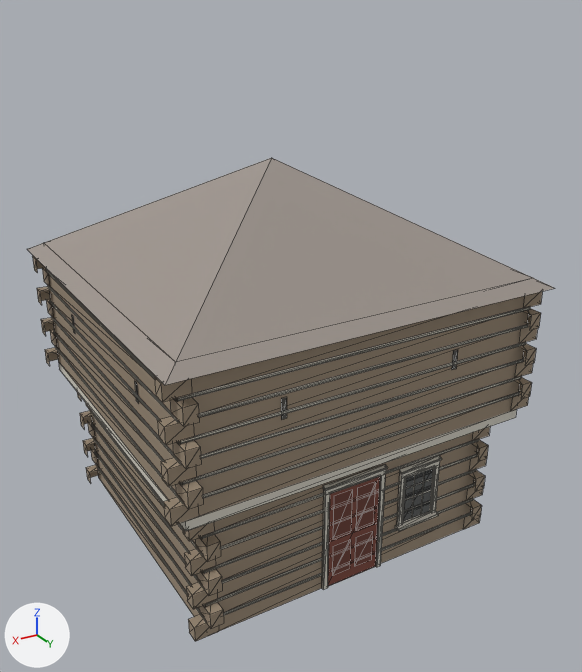
What one commit did to the glTF model chicago/4d/assets/web/first_fort_dearborn_blockhouse_se__first_fort_1803.glb.
Both versions are drawn from a 50 mm lens placed at (10.05, 15.35, 10.0), pointed at (2.79, 3.25, 3.95). The lights are fixed; the arrows at lower left show +X, +Y and +Z. The older version comes first. Mesh edges are drawn as thin lines. Where no turn or scale is listed for an object, it has been applied to the vertices. Vertices at exactly the same position are counted once.

Before the edit, the objects in view are built like this:
```python
me_first_fort_dearborn_blockhouse_se__first_fort_1803 = bpy.data.meshes.new('first_fort_dearborn_blockhouse_se__first_fort_1803')
me_first_fort_dearborn_blockhouse_se__first_fort_1803.from_pydata(...)  # 1183 vertices, 1024 faces; spans x -3.65..3.65, y -3.53..3.53, z -3.63..3.63
# faces by material slot: [464, 4, 16, 520, 10, 2, 8]
me_first_fort_dearborn_blockhouse_se__first_fort_1803.materials.append(mat_log)  # brown #9e8d78
me_first_fort_dearborn_blockhouse_se__first_fort_1803.materials.append(mat_roof_shingle)  # grey #9e958e
me_first_fort_dearborn_blockhouse_se__first_fort_1803.materials.append(mat_dark)  # dark grey #4c4a45
me_first_fort_dearborn_blockhouse_se__first_fort_1803.materials.append(mat_chinking)  # light grey #dad6ca
me_first_fort_dearborn_blockhouse_se__first_fort_1803.materials.append(mat_glass)  # dark grey #5e605f
me_first_fort_dearborn_blockhouse_se__first_fort_1803.materials.append(mat_door)  # red #7e4538
me_first_fort_dearborn_blockhouse_se__first_fort_1803.materials.append(mat_door_panel)  # dark red #6b3a2f
ob_first_fort_dearborn_blockhouse_se__first_fort_1803 = bpy.data.objects.new('first_fort_dearborn_blockhouse_se__first_fort_1803', me_first_fort_dearborn_blockhouse_se__first_fort_1803)
ob_first_fort_dearborn_blockhouse_se__first_fort_1803.location = (2.92, 2.81, 3.63)
```
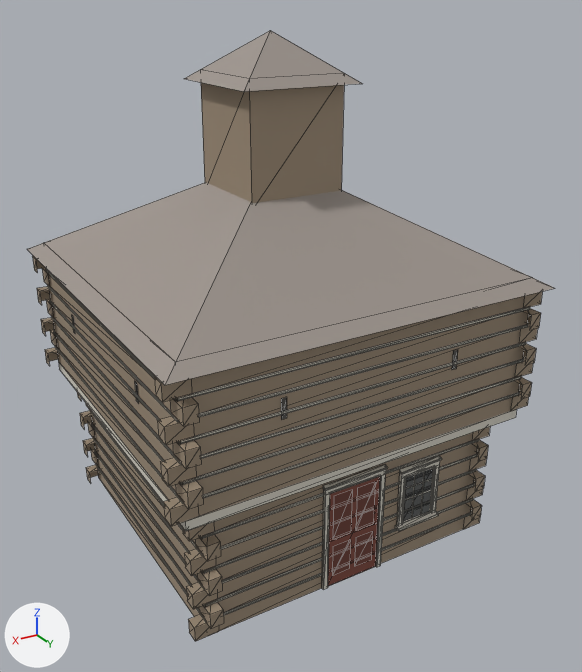
Where the newer file only moved an object's origin or applied its transform, the numbers keep the older frame.

Pixel boxes (x1, y1, x2, y2) of what changed, in the pictures (582 x 672 px):
'first_fort_dearborn_blockhouse_se__first_fort_1803', reshaped (26% taller)
    before: (27, 158, 554, 641)
    after: (27, 30, 554, 641)
part 1 of me_first_fort_dearborn_blockhouse_se__first_fort_1803, added
    after: (184, 30, 362, 92)
part 2 of me_first_fort_dearborn_blockhouse_se__first_fort_1803, added (brown)
    after: (201, 83, 344, 203)

What the commit changed:
me_first_fort_dearborn_blockhouse_se__first_fort_1803 is used by ob_first_fort_dearborn_blockhouse_se__first_fort_1803; location (2.92, 2.81, 3.63).
me_first_fort_dearborn_blockhouse_se__first_fort_1803 had 1183 vertices, 1024 faces and spanned x -3.65..3.65, y -3.53..3.53, z -3.63..3.63.
me_first_fort_dearborn_blockhouse_se__first_fort_1803 now has 1196 vertices, 1038 faces and spans x -3.66..3.66, y -3.54..3.54, z -3.63..5.74.
me_first_fort_dearborn_blockhouse_se__first_fort_1803 part 1: the loose piece of 5 vertices spanning x -3.65..3.65, y -3.53..3.53, z 1.59..3.63 is copied, and the copy is scaled about its middle by (0.306, 0.317, 0.399), then moved by (0.0, 0.0, 2.73); it spans x -1.12..1.12, y -1.12..1.12, z 4.93..5.74.
Part 2, on me_first_fort_dearborn_blockhouse_se__first_fort_1803:
8 vertices are added at x -0.9..0.9, y -0.9..0.9, z 2.99..5.09.
10 new faces join them, mat_log (brown #9e8d78).
Other edits to the shape of me_first_fort_dearborn_blockhouse_se__first_fort_1803 do not show in these pictures.
